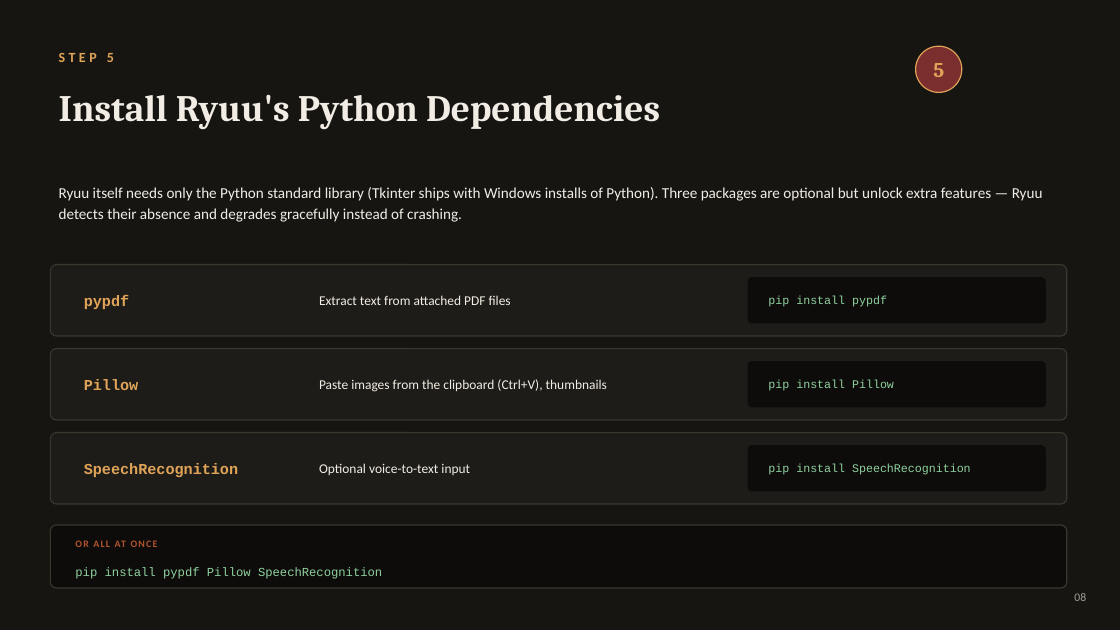
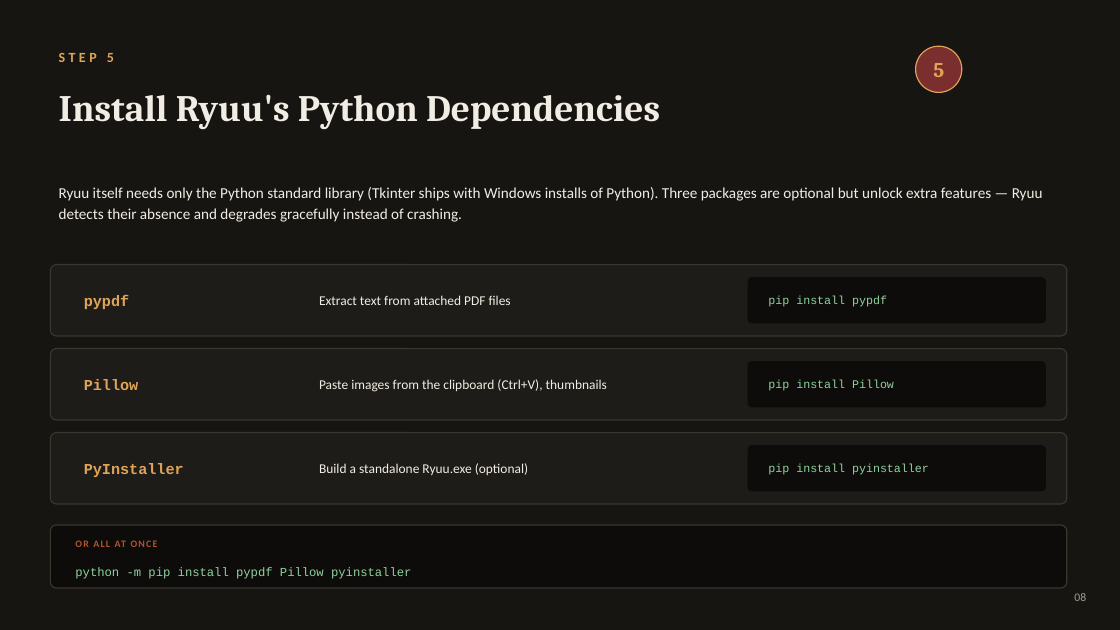
Before and after one commit to Adithya210207/ryuu-explainer-ai, a slide deck: slide 8 of Ryuu_Setup_Guide.pptx. Drawn at 1120x630 pixels with LibreOffice and Linux fonts; fonts in the diff are those of the drawing. Boxes give left, top, right and bottom in pixels: in the first picture for what was removed or moved away, otherwise in the second. Text is boxed around its words. In the diff, an @@ line names an element or a change of style, - is before the commit and + after.

```diff
--- a/Ryuu_Setup_Guide.pptx
+++ b/Ryuu_Setup_Guide.pptx
@@ text at bbox=[84, 463, 184, 477]: text changed @@
-SpeechRecognition
+PyInstaller
@@ text at bbox=[319, 463, 528, 475]: text changed @@
-Optional voice-to-text input
+Build a standalone Ryuu.exe (optional)
@@ text at bbox=[768, 464, 929, 475]: text changed @@
-pip install SpeechRecognition
+pip install pyinstaller
@@ text at bbox=[75, 567, 411, 579]: text changed @@
-pip install pypdf Pillow SpeechRecognition
+python -m pip install pypdf Pillow pyinstaller
```
Also in this commit, not shown: 10 other slides changed, 1 slide added, 1 slide removed, 2 other files.
